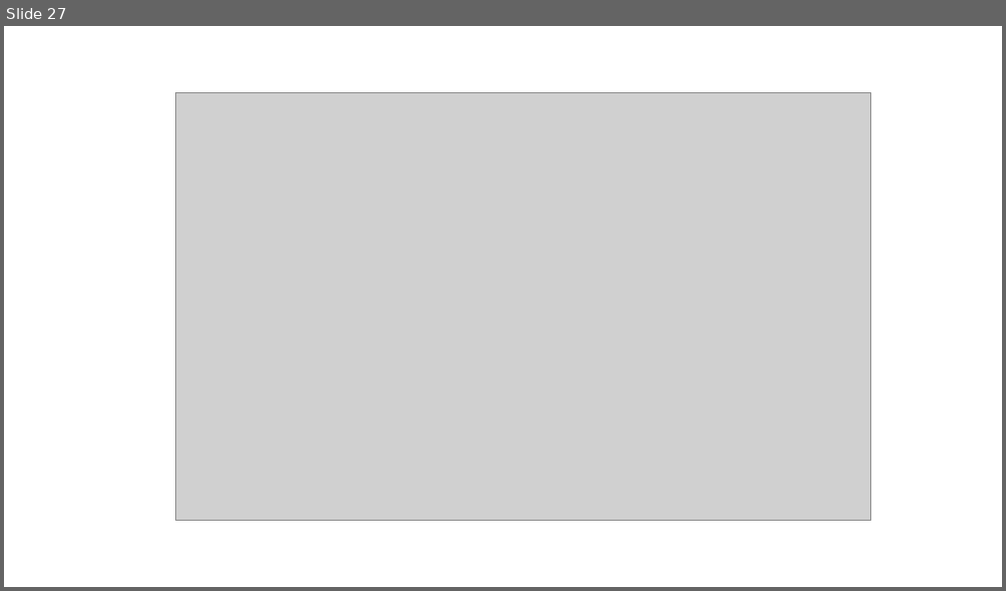
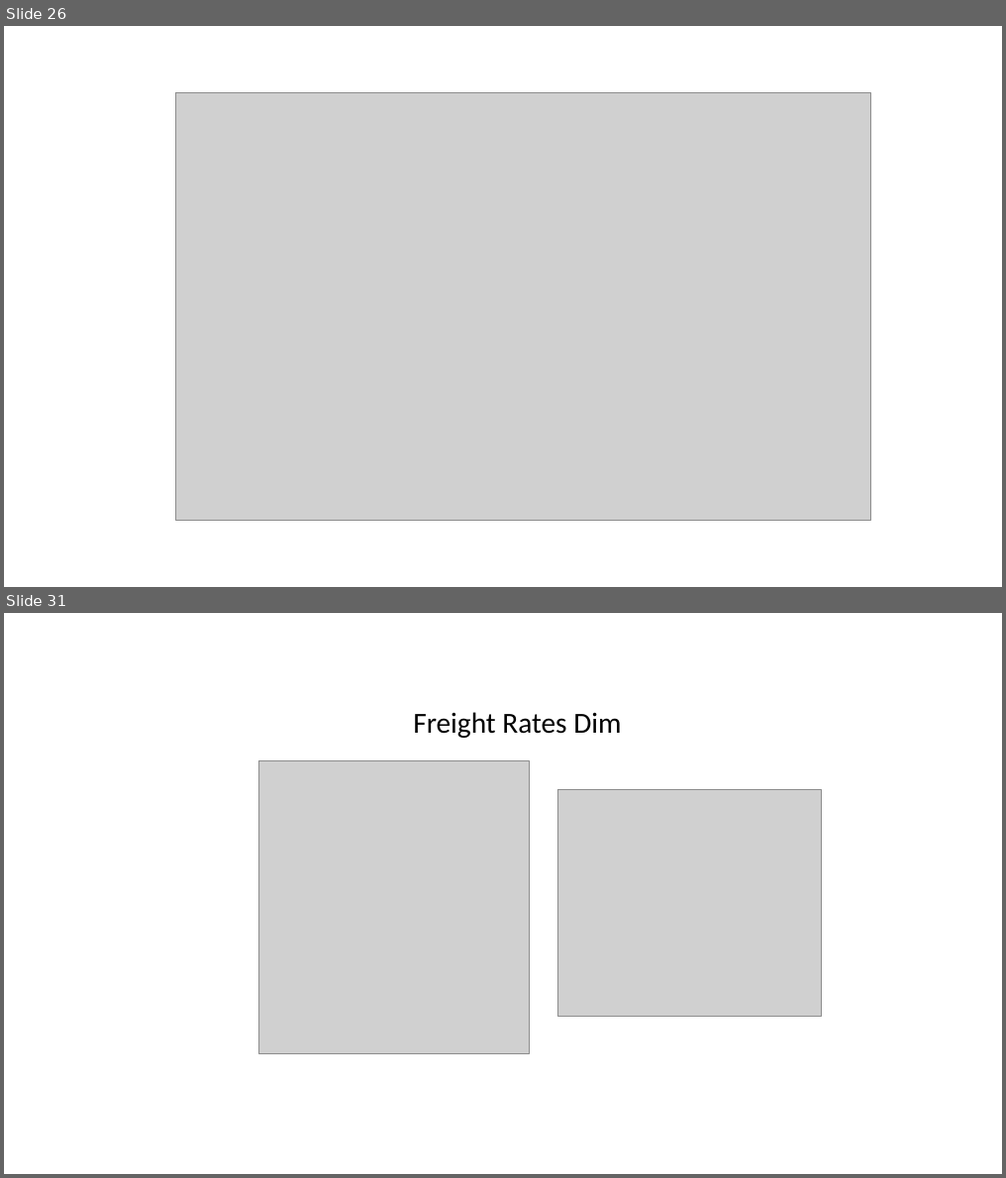
Before and after one commit to jaredbach/LogisticsDataset, a slide deck: Final-Mapping.pptx. Shown one above the other, each under a label of ours: slide 27 before the commit, slides 26 and 31 after it; the slides between them are not shown. The pictures are 1006x591 and 1006x1178 pixels, drawn with LibreOffice and Linux fonts; fonts in the diff are those of the drawing; grey boxes stand for pictures. Boxes give left, top, right and bottom in pixels: in the first picture for what was removed or moved away, otherwise in the second. Text is boxed around its words. In the diff, an @@ line names an element or a change of style, - is before the commit and + after.

```diff
--- a/Final-Mapping.pptx
+++ b/Final-Mapping.pptx
@@ slide 31 added at (x1=4, y1=613, x2=1002, y2=1174), background #FFFFFF @@
@@ text added at (x1=413, y1=712, x2=621, y2=738), 28 pt, text #000000 @@
+Freight Rates Dim
@@ picture added at (x1=259, y1=761, x2=530, y2=1055) @@
@@ picture added at (x1=558, y1=790, x2=822, y2=1017) @@
@@ what was slide 27 is now slide 26 @@
```
Also in this commit, not shown: 9 other slides added, 1 slide removed, 1 other file.
